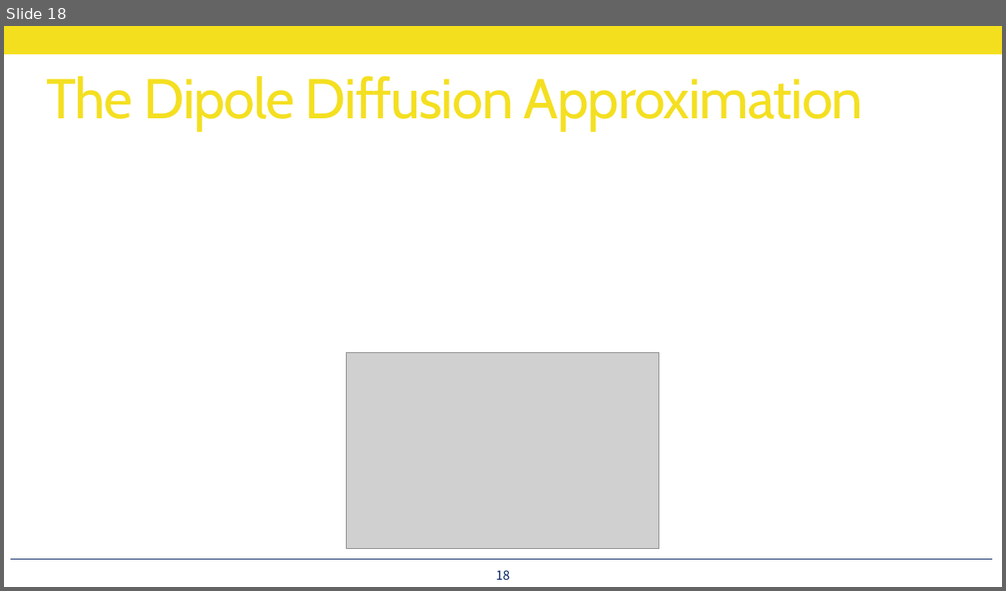
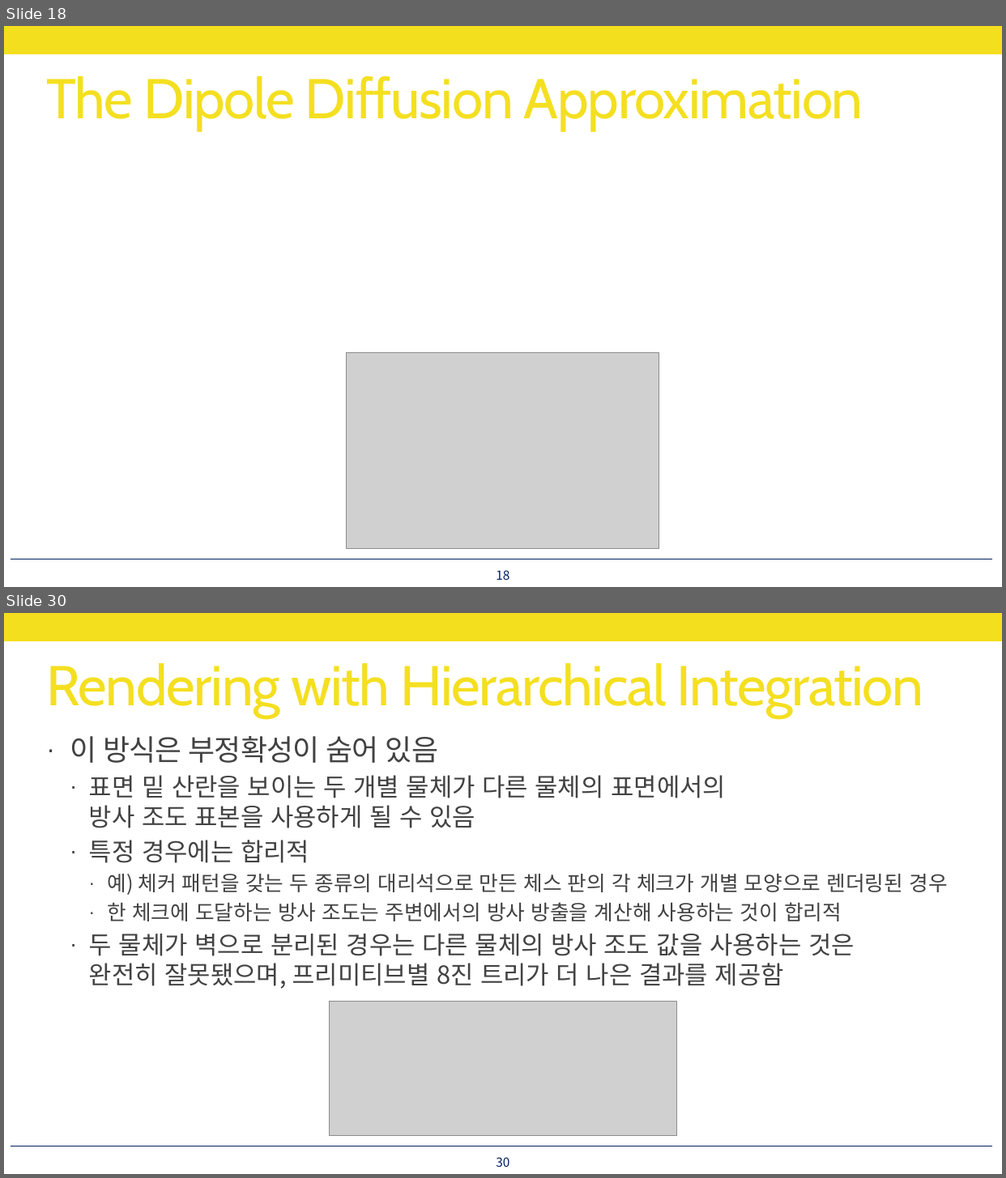
Before and after one commit to utilForever/PBRStudy, a slide deck: Physically Based Rendering - Chapter 16, Part 3.pptx. Shown one above the other, each under a label of ours: slide 18 before the commit, slides 18 and 30 after it; the slides between them are not shown. The pictures are 1006x591 and 1006x1178 pixels, drawn with LibreOffice and Linux fonts; fonts in the diff are those of the drawing; grey boxes stand for pictures. Boxes give left, top, right and bottom in pixels: in the first picture for what was removed or moved away, otherwise in the second. Text is boxed around its words. In the diff, an @@ line names an element or a change of style, - is before the commit and + after.

```diff
--- a/Physically Based Rendering - Chapter 16, Part 3.pptx
+++ b/Physically Based Rendering - Chapter 16, Part 3.pptx
@@ slide 30 added at bbox=[4, 613, 1002, 1174], background #FFFFFF; not listed: 2 template elements that a slide beside it also shows @@
@@ title added at bbox=[46, 663, 924, 718], 54 pt, text #F4DF1E @@
+Rendering with Hierarchical Integration
@@ text added at bbox=[70, 736, 947, 989], 24 pt, text #404040 @@
+· 이 방식은 부정확성이 숨어 있음
+  · 표면 밑 산란을 보이는 두 개별 물체가 다른 물체의 표면에서의
+    방사 조도 표본을 사용하게 될 수 있음
+  · 특정 경우에는 합리적
+    · 예) 체커 패턴을 갖는 두 종류의 대리석으로 만든 체스 판의 각 체크가 개별 모양으로 렌더링된 경우
+    · 한 체크에 도달하는 방사 조도는 주변에서의 방사 방출을 계산해 사용하는 것이 합리적
+  · 두 물체가 벽으로 분리된 경우는 다른 물체의 방사 조도 값을 사용하는 것은
+    완전히 잘못됐으며, 프리미티브별 8진 트리가 더 나은 결과를 제공함
@@ picture added at bbox=[330, 1002, 677, 1136] @@
@@ page number added at bbox=[496, 1157, 509, 1167], 12 pt, text #002060 @@
+30
```
Also in this commit, not shown: 2 slides changed, 19 other slides added.
